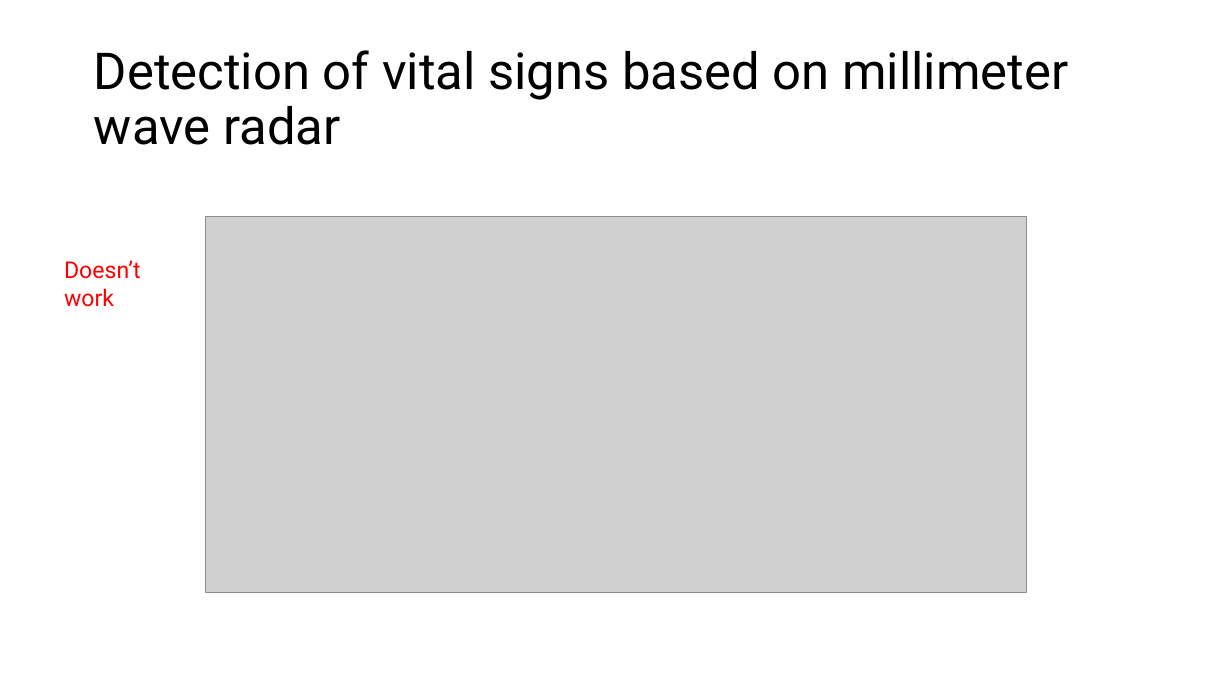
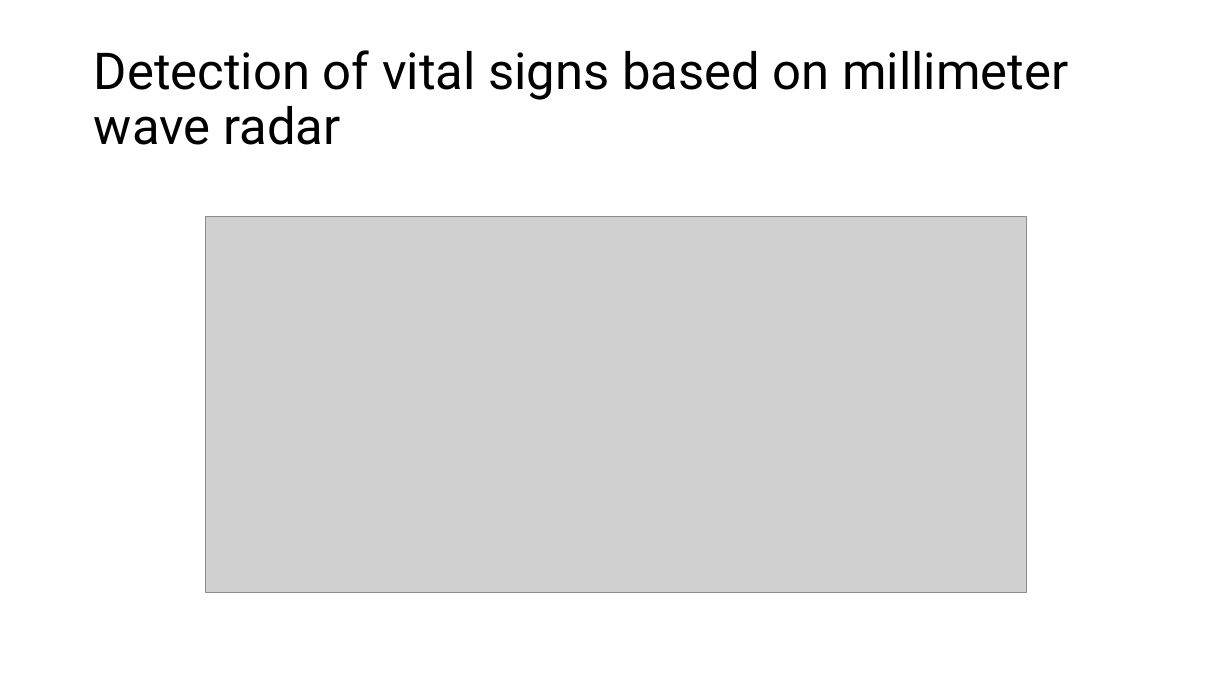
Before and after one commit to FarinaChristian/review, a slide deck: slide 2 of algorithms.pptx. Drawn at 1232x693 pixels with LibreOffice and Linux fonts; fonts in the diff are those of the drawing; grey boxes stand for pictures. Boxes give left, top, right and bottom in pixels: in the first picture for what was removed or moved away, otherwise in the second. Text is boxed around its words. In the diff, an @@ line names an element or a change of style, - is before the commit and + after.

```diff
--- a/algorithms.pptx
+++ b/algorithms.pptx
@@ text removed at (64, 260, 140, 307) @@
-Doesn’t work
```
